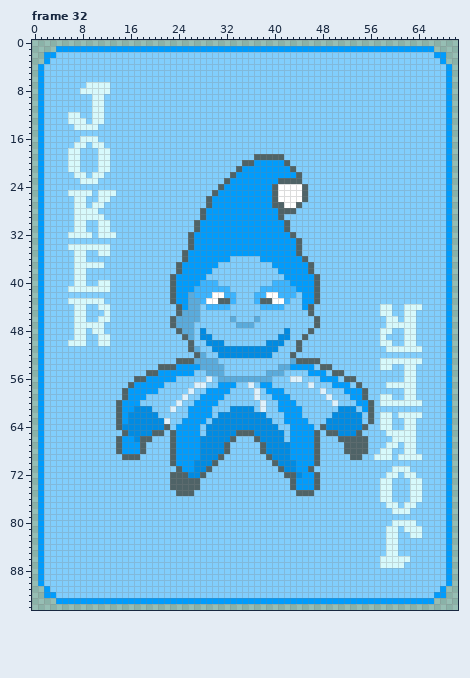
One commit to this pixel-art file: art/DuckJokers.aseprite. The picture above was drawn from the file before the commit.
71x95 pixels, 34 frames. Shown: frame 32. The commit also changed other frames, which this record leaves out.
New version:
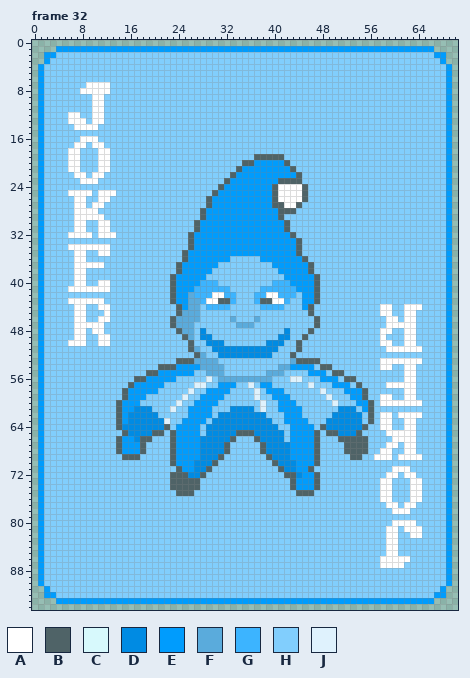
Palette (. is transparent): A #ffffff  B #4f6367  C #d7f9fc  D #008be3  E #009cfd  F #5aabdc  G #3cb4ff  H #81cefd  J #dff2fd
What changed:
Frame 32, layer "Base":
Colour C becomes colour A in row 7 at x 9 to 12; in row 8 at x 8 to 12; in rows 9 to 11 at x 10 to 11; in row 12 at x 6 to 7 and 10 to 11; in row 13 at x 6 to 8 and 10 to 11; in row 14 at x 7 to 10.
Colour C becomes colour A in row 16 at x 8 to 10; in row 17 at x 7 to 8 and 10 to 11; in rows 18 to 21 at x 6 to 7 and 11 to 12; in row 22 at x 7 to 8 and 10 to 11; in row 23 at x 8 to 10; in row 25 at x 6 to 9 and 11 to 13.
Colour C becomes colour A in row 26 at x 7 to 8 and 11 to 12; in row 27 at x 7 to 8 and 10 to 11; in row 28 at x 7 to 10; in row 29 at x 7 to 11; in rows 30 to 31 at x 7 to 8 and 11 to 12; in row 32 at x 6 to 9 and 11 to 13.
Colour C becomes colour A in row 34 at x 6 to 12; in row 35 at x 7 to 8 and 11 to 12; in row 36 at x 7 to 8; in row 37 at x 7 to 11; in rows 38 to 39 at x 7 to 8; in row 40 at x 7 to 8 and 11 to 12.
Colour C becomes colour A in row 41 at x 6 to 12; in row 43 at x 6 to 11; in row 44 at x 7 to 8, 11 to 12, 58 to 59 and 62 to 64; in row 45 at x 7 to 8, 12, 58 to 59 and 62 to 63; in row 46 at x 7 to 8, 11 to 12, 59 to 60 and 62 to 63; in row 47 at x 7 to 11 and 59 to 63.
Colour C becomes colour A in row 48 at x 7 to 8, 10 to 11, 58 to 59 and 62 to 63; in row 49 at x 7 to 8, 11 to 12, 58 and 62 to 63; in row 50 at x 6 to 8, 11 to 12, 58 to 59 and 62 to 63; in row 51 at x 59 to 64; in row 53 at x 58 to 64; in row 54 at x 58 to 59 and 62 to 63.
Colour C becomes colour A in rows 55 to 56 at x 62 to 63; in row 57 at x 59 to 63; in row 58 at x 62 to 63; in row 59 at x 58 to 59 and 62 to 63; in row 60 at x 58 to 64; in row 62 at x 58 to 59 and 61 to 64.
Colour C becomes colour A in rows 63 to 64 at x 58 to 59 and 62 to 63; in row 65 at x 59 to 63; in row 66 at x 60 to 63; in row 67 at x 59 to 60 and 62 to 63; in row 68 at x 58 to 59 and 62 to 63; in row 69 at x 57 to 59 and 61 to 64.
Colour C becomes colour A in row 71 at x 60 to 62; in row 72 at x 59 to 60 and 62 to 63; in rows 73 to 76 at x 58 to 59 and 63 to 64; in row 77 at x 59 to 60 and 62 to 63; in row 78 at x 60 to 62; in row 80 at x 60 to 63.
Colour C becomes colour A in row 81 at x 59 to 60 and 62 to 64; in row 82 at x 59 to 60 and 63 to 64; in rows 83 to 85 at x 59 to 60; in row 86 at x 58 to 62; in row 87 at x 58 to 61.
Changed places in both pictures, as pixel boxes (x1, y1, x2, y2):
changed: (68, 82, 116, 346)
changed: (374, 304, 422, 568)
